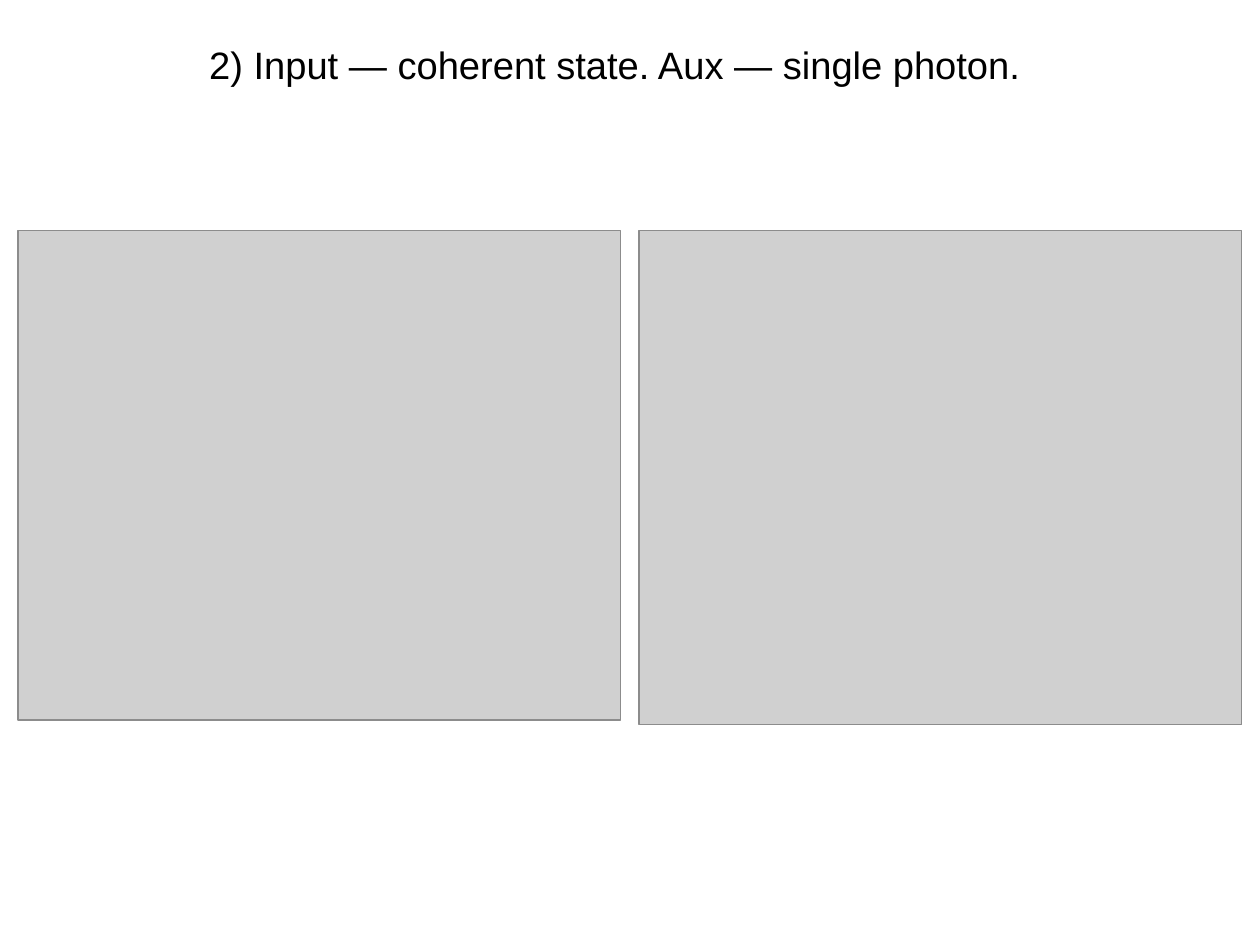
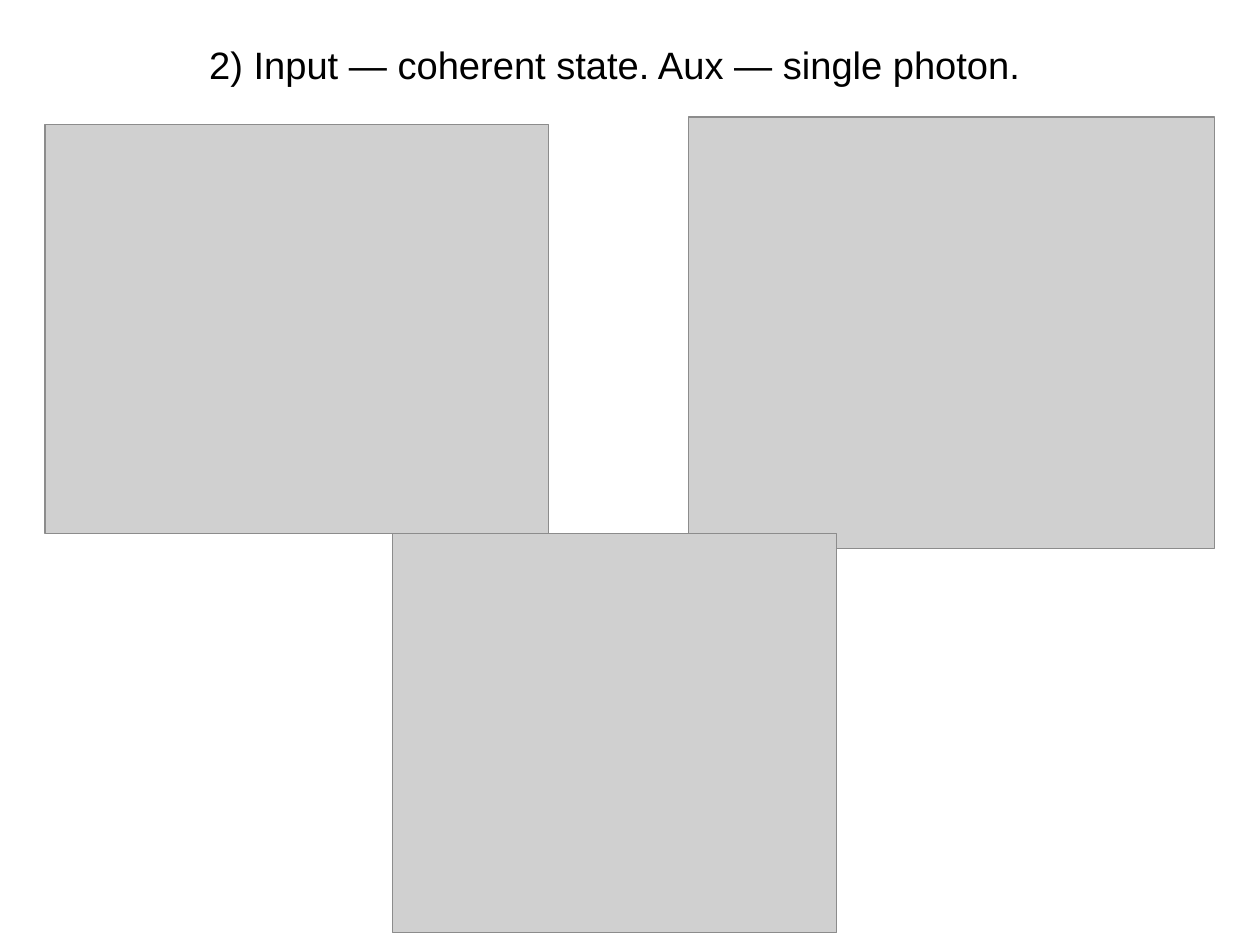
Before and after one commit to matthewR1993/qscheme, a slide deck: slide 9 of results/res2.odp (slide 5 before the commit). Drawn at 1260x945 pixels with LibreOffice and Linux fonts; fonts in the diff are those of the drawing; grey boxes stand for pictures. Boxes give left, top, right and bottom in pixels: in the first picture for what was removed or moved away, otherwise in the second. Text is boxed around its words. In the diff, an @@ line names an element or a change of style, - is before the commit and + after.

```diff
--- a/results/res2.odp
+++ b/results/res2.odp
@@ picture: place and size @@
-picture at [639, 231, 1243, 725]
+picture at [689, 117, 1215, 548]
@@ picture: place and size @@
-picture at [18, 231, 622, 720]
+picture at [45, 125, 549, 534]
@@ picture added at [392, 534, 837, 933] @@
```
Also in this commit, not shown: 3 other slides changed, 8 slides added, 6 slides removed, 26 other files.
